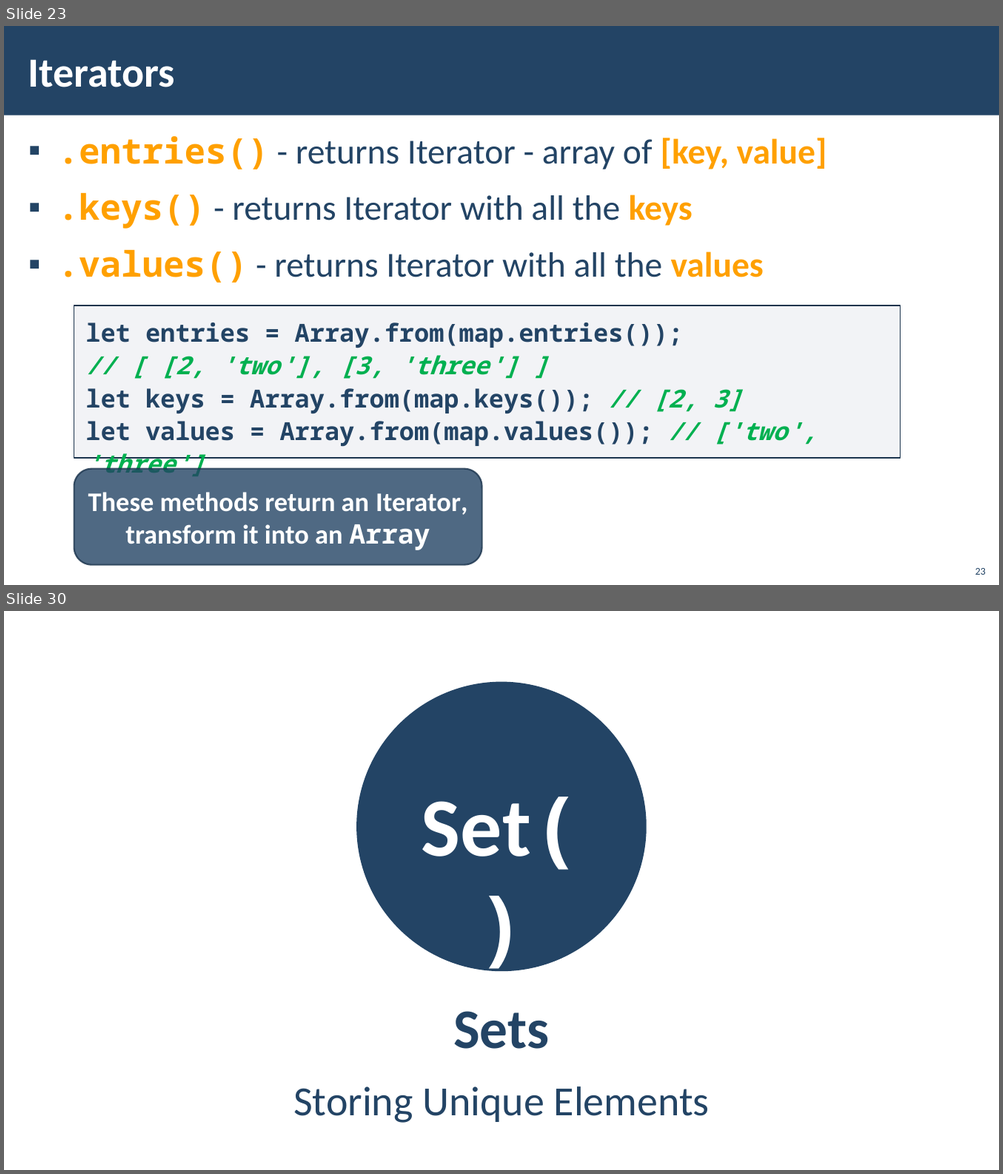
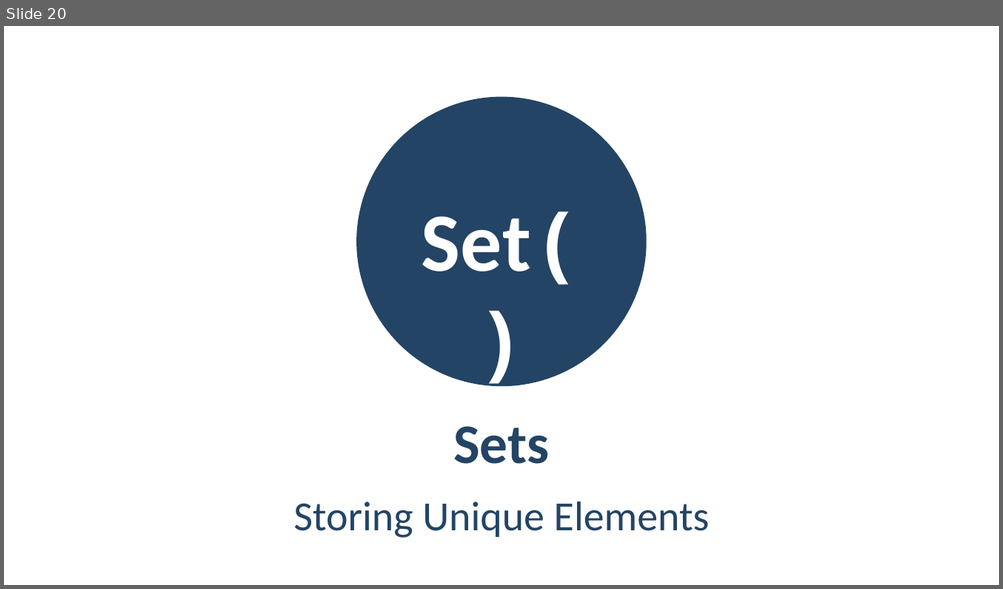
Before and after one commit to vvvenkov/softuni, a slide deck: 02programmingFundamentals/07associateArrays/08. JS-Fundamentals-Associative-Arrays.pptx. Shown one above the other, each under a label of ours: slides 23 and 30 before the commit, slide 20 after it; the slides between them are not shown. The pictures are 1003x1174 and 1003x589 pixels, drawn with LibreOffice and Linux fonts; fonts in the diff are those of the drawing; background and template pictures are left out. Boxes give left, top, right and bottom in pixels: in the first picture for what was removed or moved away, otherwise in the second. Text is boxed around its words. In the diff, an @@ line names an element or a change of style, - is before the commit and + after.

```diff
--- a/02programmingFundamentals/07associateArrays/08. JS-Fundamentals-Associative-Arrays.pptx
+++ b/02programmingFundamentals/07associateArrays/08. JS-Fundamentals-Associative-Arrays.pptx
@@ slide 23 removed at bbox=[4, 26, 999, 585], background picture (left out) @@
@@ rectangle removed at bbox=[4, 26, 999, 116] @@
@@ title removed at bbox=[28, 59, 175, 87] @@
-Iterators
@@ text removed at bbox=[58, 136, 827, 283] @@
-▪ .entries() - returns Iterator - array of [key, value]
-▪ .keys() - returns Iterator with all the keys
-▪ .values() - returns Iterator with all the values
@@ rectangle removed at bbox=[74, 306, 900, 458] @@
-let entries = Array.from(map.entries());
-// [ [2, 'two'], [3, 'three'] ]
-let keys = Array.from(map.keys()); // [2, 3]
-let values = Array.from(map.values()); // ['two', 'three']
@@ rounded rectangle removed at bbox=[74, 469, 482, 565] @@
-These methods return an Iterator, transform it into an Array
@@ page number removed at bbox=[975, 568, 985, 575] @@
-23
@@ what was slide 30 is now slide 20 @@
```
Also in this commit, not shown: 2 slides changed, 1 slide added, 10 other slides removed, 17 other files.
